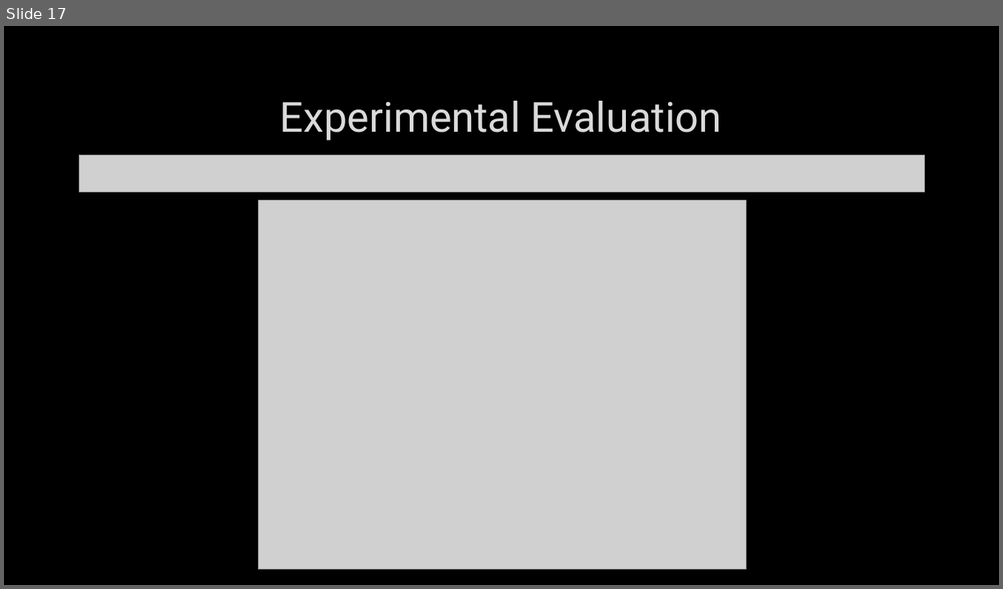
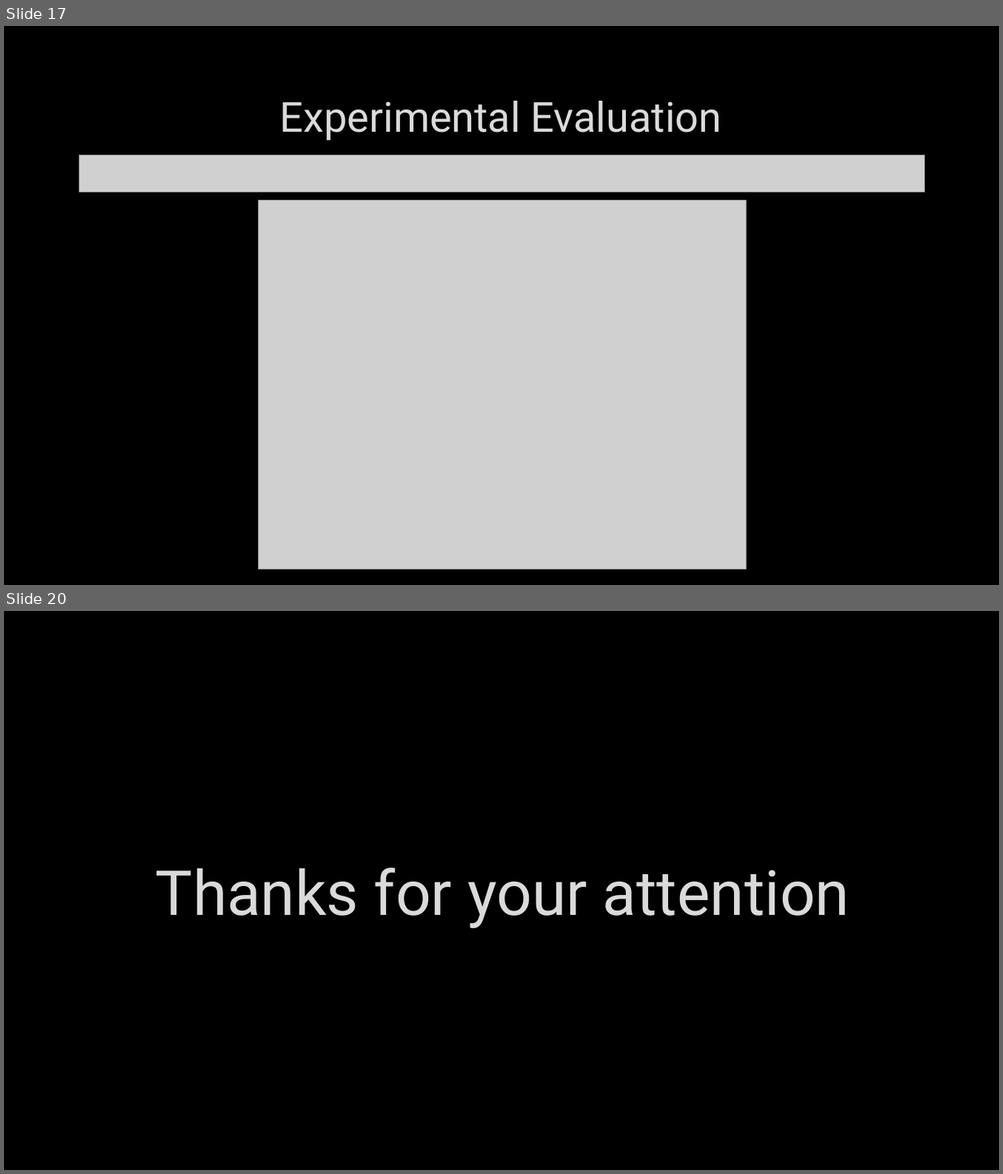
Before and after one commit to erfanghorbanee/Mondrian-Multidimensional-K-Anonymity, a slide deck: presentation/Mondrian-Multidimensional-K-Anonymity-main.pptx. Shown one above the other, each under a label of ours: slide 17 before the commit, slides 17 and 20 after it; the slides between them are not shown. The pictures are 1003x589 and 1003x1174 pixels, drawn with LibreOffice and Linux fonts; fonts in the diff are those of the drawing; grey boxes stand for pictures; background and template pictures are left out. Boxes give left, top, right and bottom in pixels: in the first picture for what was removed or moved away, otherwise in the second. Text is boxed around its words. In the diff, an @@ line names an element or a change of style, - is before the commit and + after.

```diff
--- a/presentation/Mondrian-Multidimensional-K-Anonymity-main.pptx
+++ b/presentation/Mondrian-Multidimensional-K-Anonymity-main.pptx
@@ slide 20 added at [4, 611, 999, 1170], background picture (left out) @@
@@ text added at [156, 868, 850, 928], 60 pt, text #DADADA @@
+Thanks for your attention
```
Also in this commit, not shown: 2 slides changed, 2 other slides added.
